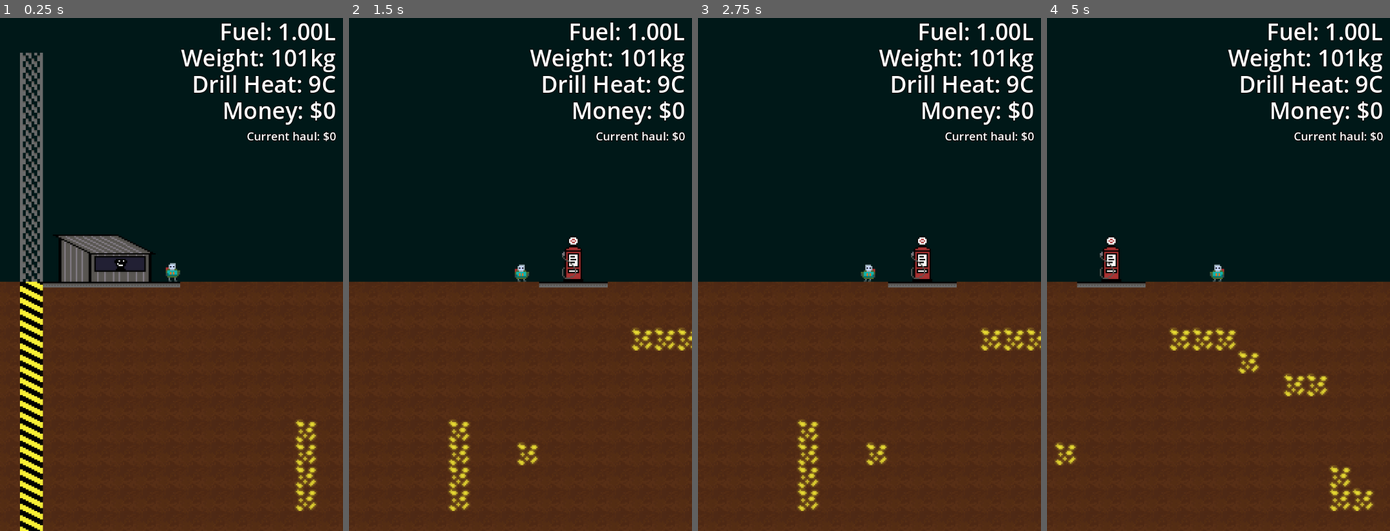
Above: before the commit, frames 1-4 (left to right).
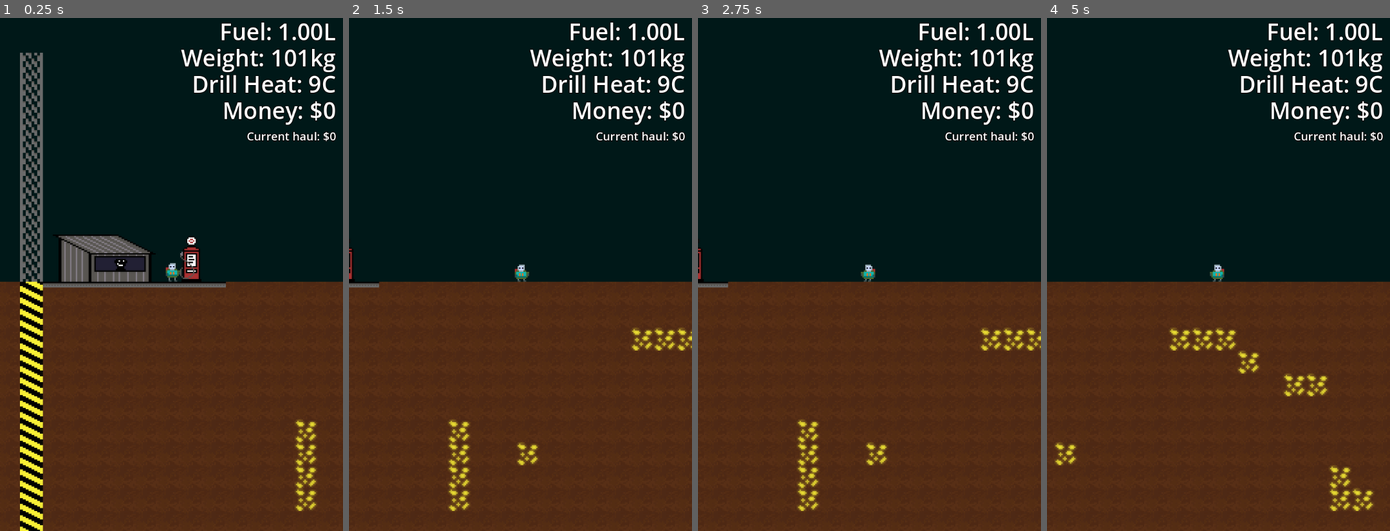
Above: after the commit, the same moments.

Repository: brikr/ludum-dare-57
Game: Godot game, scene res://scenes/main/main.tscn
Same seed, same stepped clock (60 frames per second), same inputs: the game is played once before the commit and once after it.
Inputs (mouse positions are in pixels of both pictures, inside the frame that each line leads up to):
- Up to frame 1 (0.25 s): no input
- Up to frame 2 (1.5 s): tap Enter at 0.5 s; move the mouse to (595, 248) at 0.52 s; hold D (move_right) from 0.53 s (still down); tap F (interact) at 0.6, 1.35 s; tap Space (jump) at 0.77 s; move the mouse to (451, 300) at 1.27 s
- Up to frame 3 (2.75 s): tap Space (jump) at 1.52 s; move the mouse to (903, 161) at 2.02 s; release D (move_right) at 2.03 s; press the mouse at (903, 161) at 2.03 s; hold A (move_left) from 2.03 s (still down); tap F (interact) at 2.3 s
- Up to frame 4 (5 s): move the mouse to (1201, 377) at 2.77 s; release A (move_left) at 2.78 s; release the mouse at (1201, 377) at 2.78 s; hold D (move_right) 2.78-4.28 s; tap F (interact) at 2.85, 3.6, 4.55 s; tap Space (jump) at 3.02, 3.77, 4.52 s; move the mouse to (1321, 351) at 3.52 s; move the mouse to (1115, 197) at 4.27 s; hold A (move_left) from 4.28 s (still down); click (1115, 197) at 4.35 s

The runs differ from the first frame. In frame 1, 0.4% of the frame differs, in the area x 52-66%, y 42-53%; in frame 2, 0.6%, in the area x 0-76%, y 42-53%; in frame 3, 0.6%; in frame 4, 0.5%.

Commit message:
movema gas

Diff:
--- a/scenes/gas/gas.gd
+++ b/scenes/gas/gas.gd
@@ -5,11 +5,13 @@
 func _process(delta):
   if Input.is_action_just_pressed("interact") && player_present:
     GameState.player.refuel()
+    $FGlyph.visible = false
 
 func _on_player_entered(body: Node2D) -> void:
   player_present = true
-  $FGlyph.visible = true
-  $FGlyph.play()
+  if GameState.player.current_fuel < GameState.player.fuel_capacity:
+    $FGlyph.visible = true
+    $FGlyph.play()
 
 func _on_player_exited(body: Node2D) -> void:
   player_present = false
--- a/scenes/gas/gas.tscn
+++ b/scenes/gas/gas.tscn
@@ -43,7 +43,7 @@
 script = ExtResource("1_wjyab")
 
 [node name="SurfaceTileMap" type="TileMapLayer" parent="."]
-tile_map_data = PackedByteArray("AAAFAAcAAAAEAAQAAAAQAAoAAAADAAAAAAARAAoAAAADAAAAAAASAAoAAAADAAAAAAARAAgAAAAFAAUAAAARAAkAAAAFAAYAAAA=")
+tile_map_data = PackedByteArray("AAAFAAcAAAAEAAQAAAAGAAoAAAADAAAAAAAHAAgAAAAFAAUAAAAHAAkAAAAFAAYAAAAHAAoAAAADAAAAAAAIAAoAAAADAAAAAAA=")
 tile_set = ExtResource("1_r6ap8")
 
 [node name="Area2D" type="Area2D" parent="."]
@@ -51,13 +51,13 @@
 collision_mask = 2
 
 [node name="CollisionShape2D" type="CollisionShape2D" parent="Area2D"]
-position = Vector2(280, 144)
+position = Vector2(120, 144)
 shape = SubResource("RectangleShape2D_unrk4")
 
 [node name="FGlyph" type="AnimatedSprite2D" parent="."]
 visible = false
 z_index = 1
-position = Vector2(280, 119)
+position = Vector2(120, 119)
 sprite_frames = SubResource("SpriteFrames_ffd2y")
 
 [connection signal="body_entered" from="Area2D" to="." method="_on_player_entered"]
--- a/scenes/shop/shop.gd
+++ b/scenes/shop/shop.gd
@@ -8,7 +8,6 @@
 func _process(delta):
   if Input.is_action_just_pressed("interact") && player_present:
     is_shopping = true
-    GameState.player.refuel()
     GameState.player.sell_haul()
     $ShopUI.visible = true
     $ShopUI.update_button_states()
